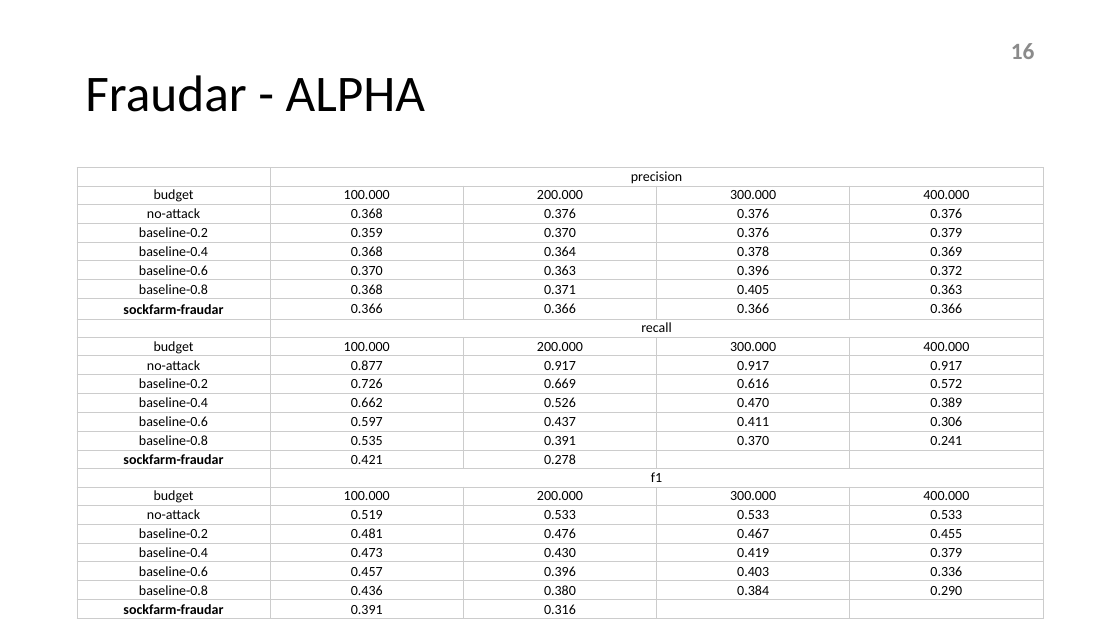
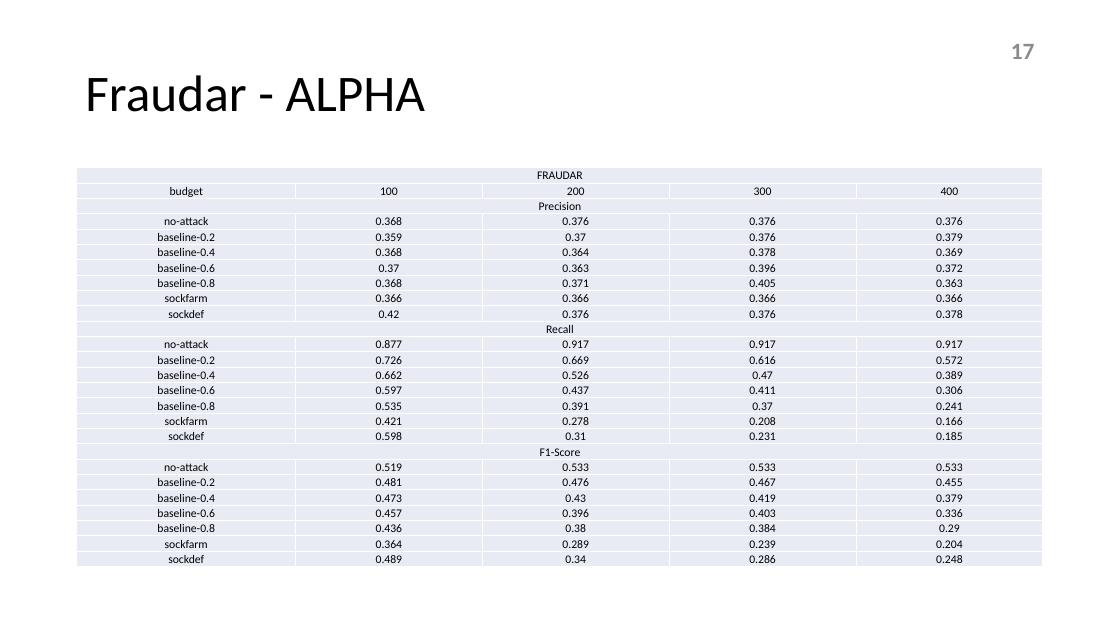
Before and after one commit to hellokayas/Sockfarm-Project, a slide deck: slide 17 of resources/sockfarm.pptx (slide 16 before the commit). Drawn at 1120x630 pixels with LibreOffice and Linux fonts; fonts in the diff are those of the drawing. Boxes give left, top, right and bottom in pixels: in the first picture for what was removed or moved away, otherwise in the second. Text is boxed around its words. In the diff, an @@ line names an element or a change of style, - is before the commit and + after.

```diff
--- a/resources/sockfarm.pptx
+++ b/resources/sockfarm.pptx
@@ page number at <box>1011,44,1035,59</box>: text changed @@
-16
+17
@@ table at <box>77,168,1042,568</box> @@
-row 1:  | precision |  |  | 
-row 2: budget | 100.000 | 200.000 | 300.000 | 400.000
+row 1: FRAUDAR |  |  |  | 
+row 2: budget | 100 | 200 | 300 | 400
+row 3: Precision |  |  |  | 
-row 5, column 3: 0.370
+row 5, column 3: 0.37
-row 7, column 2: 0.370
+row 7, column 2: 0.37
-row 9, column 1: sockfarm-fraudar
+row 9, column 1: sockfarm
-row 9:  | recall |  |  | 
+row 10: sockdef | 0.42 | 0.376 | 0.376 | 0.378
-row 10: budget | 100.000 | 200.000 | 300.000 | 400.000
+row 11: Recall |  |  |  | 
-row 14, column 4: 0.470
+row 14, column 4: 0.47
-row 16, column 4: 0.370
+row 16, column 4: 0.37
-row 16: sockfarm-fraudar | 0.421 | 0.278 |  | 
+row 17: sockfarm | 0.421 | 0.278 | 0.208 | 0.166
-row 17:  | f1 |  |  | 
+row 18: sockdef | 0.598 | 0.31 | 0.231 | 0.185
-row 18: budget | 100.000 | 200.000 | 300.000 | 400.000
+row 19: F1-Score |  |  |  | 
-row 22, column 3: 0.430
+row 22, column 3: 0.43
-row 23: baseline-0.8 | 0.436 | 0.380 | 0.384 | 0.290
-row 24: sockfarm-fraudar | 0.391 | 0.316 |  | 
+row 24: baseline-0.8 | 0.436 | 0.38 | 0.384 | 0.29
+row 25: sockfarm | 0.364 | 0.289 | 0.239 | 0.204
+row 26: sockdef | 0.489 | 0.34 | 0.286 | 0.248
```
Also in this commit, not shown: 1 other slide changed, 1 slide added, 1 other file.
